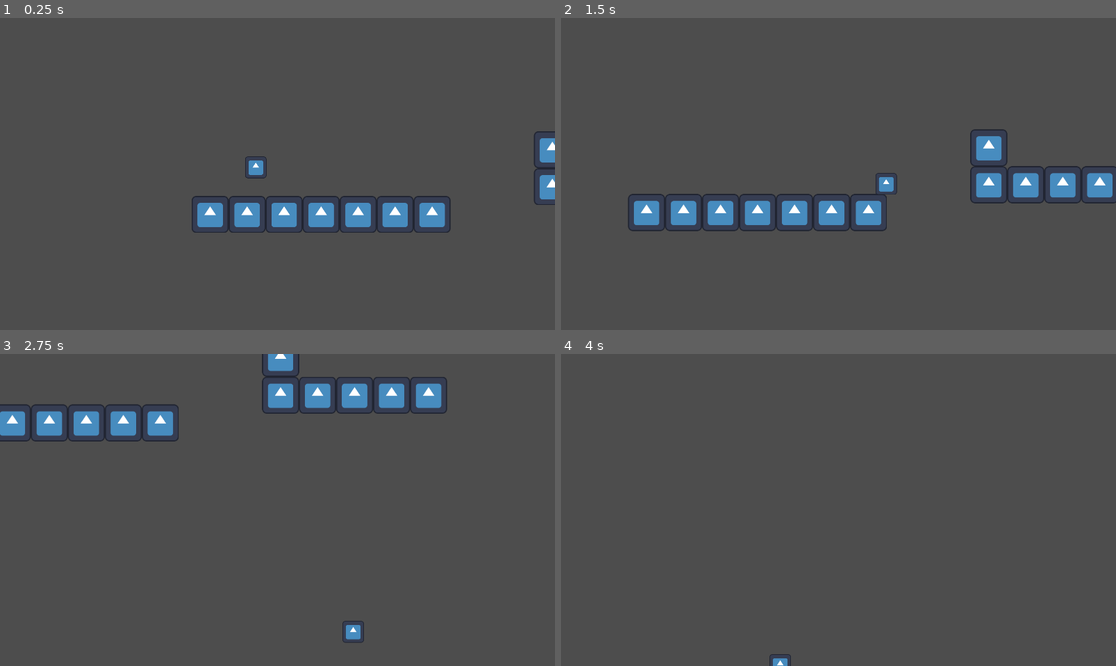
Above: before the commit, frames 1-4 (two rows, left to right).
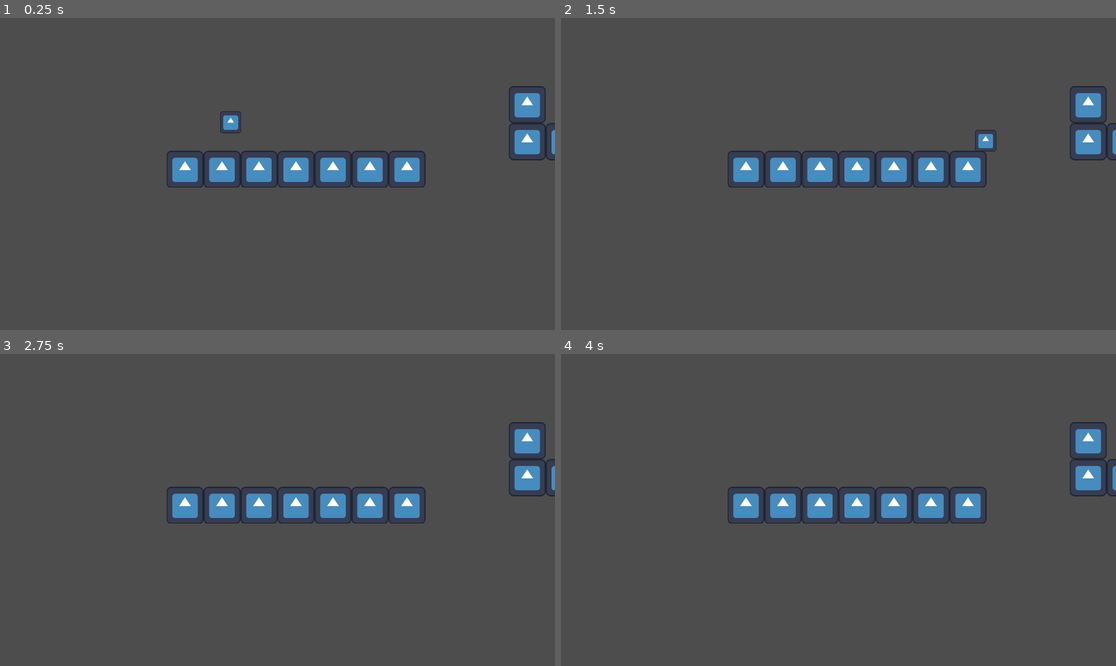
Above: after the commit, the same moments.

Repository: rishitkhare/GMTK-2023
Game: Godot game, scene res://Scenes/node_2d.tscn
Two runs of this game, one before a commit and one after it. Both use one fixed random seed, a clock stepped at 60 frames per second and the inputs below. The engine's default icon, where the game draws it, is replaced by a stand-in: a white triangle on a blue panel in a dark square.
Inputs:
- Up to frame 1 (0.25 s): no input
- Up to frame 2 (1.5 s): hold D (playermove_right) 0.53-1.28 s; tap Space (jump_key) at 0.77 s; hold S (playermove_down) from 1.28 s (still down)
- Up to frame 3 (2.75 s): tap Space (jump_key) at 1.52 s; release S (playermove_down) at 2.03 s; hold D (playermove_right) from 2.03 s (still down)
- Up to frame 4 (4 s): release D (playermove_right) at 2.78 s; hold W (playermove_up) 2.78-3.53 s; tap Space (jump_key) at 3.02, 3.77 s; hold A (playermove_left) from 3.53 s (still down)

The runs differ from the first frame. In frame 1, 7.9% of the frame differs, in the area x 30-100%, y 21-69%; in frame 2, 9.8%, in the area x 12-100%, y 21-69%; in frame 3, 9.4%; in frame 4, 4.3%.
Error after the commit: Invalid call. Nonexistent function 'register_character' in base 'Node (game_manager.gd)'. (res://scripts/character_controller.gd:53)

Commit message:
Preliminary Car Object
Now requests and processes instructions, and executes after a variable wait time. Needs programming for specific instructions.

Diff:
--- /dev/null
+++ b/Scenes/car.tscn
@@ -0,0 +1,6 @@
+[gd_scene load_steps=2 format=3 uid="uid://bivcix561ruuq"]
+
+[ext_resource type="Script" path="res://Scripts/CarAI.gd" id="1_pytxt"]
+
+[node name="Car" type="Node2D"]
+script = ExtResource("1_pytxt")
--- a/Scenes/node_2d.tscn
+++ b/Scenes/node_2d.tscn
@@ -1,6 +1,6 @@
 [gd_scene load_steps=6 format=3 uid="uid://0e5id6mu7pi4"]
 
-[ext_resource type="Script" path="res://Scenes/camera_movement.gd" id="2_l5wc4"]
+[ext_resource type="Script" path="res://Scripts/camera_movement.gd" id="2_l5wc4"]
 [ext_resource type="Texture2D" uid="uid://d2htuvqdsc872" path="res://icon.svg" id="2_mmqa1"]
 [ext_resource type="PackedScene" uid="uid://bdrd5tjf7acox" path="res://Scenes/character_player.tscn" id="3_fqveo"]
 
--- /dev/null
+++ b/Scripts/CarAI.gd
@@ -0,0 +1,30 @@
+extends Node2D
+@export var waitTimeMid : float = 1.0
+@export var waitTimeVar : float = 0.2
+@export var rightTurn_range : Vector2 = Vector2(0.0, 0.0)
+@export var leftTurn_range : Vector2 = Vector2(0.0, 0.0)
+@onready var rng = RandomNumberGenerator.new()
+@onready var timer : float = 0.0
+@onready var curInst : GameManager.INSTRUCTION
+
+# Called when the node enters the scene tree for the first time.
+func _ready():
+	pass # Todo: Register with game manager
+
+
+# Called every frame. 'delta' is the elapsed time since the previous frame.
+func _process(delta):
+	if(timer <= 0.0):
+		_execute_current()
+		_process_instruct(GameManager.grab_next_instruct())
+	else:
+		timer -= delta;
+
+func _process_instruct(instruct : GameManager.INSTRUCTION):
+	curInst = instruct
+	timer = rng.randf_range(waitTimeMid - waitTimeVar, waitTimeMid + waitTimeVar)
+
+func _execute_current() -> bool:
+	if(curInst == GameManager.INSTRUCTION.IDLE):
+		return false
+	return true
--- a/scripts/game_manager.gd
+++ b/scripts/game_manager.gd
@@ -1,7 +1,10 @@
 extends Node
 
-@onready var character : CharacterBody2D
+enum INSTRUCTION {IDLE, S_UP, S_DN, TURN_R, TURN_L}
+
+@onready var car : CharacterBody2D
 @onready var camera : Camera2D
+@onready var instructs = []
 
 # Called when the node enters the scene tree for the first time.
 func _ready():
@@ -13,8 +16,13 @@
 func _process(delta):
 	pass
 
-func register_character(_character : CharacterBody2D):
-	self.character = _character
+func register_car(_car : CharacterBody2D):
+	self.car = _car
 
 func register_camera(_camera : Camera2D):
 	self.camera = _camera
+func add_instruct(instruct : INSTRUCTION):
+	instructs.append(instruct)
+
+func grab_next_instruct()  -> INSTRUCTION:
+	return instructs.pop_front()
Renamed: Scenes/camera_movement.gd -> Scripts/camera_movement.gd
